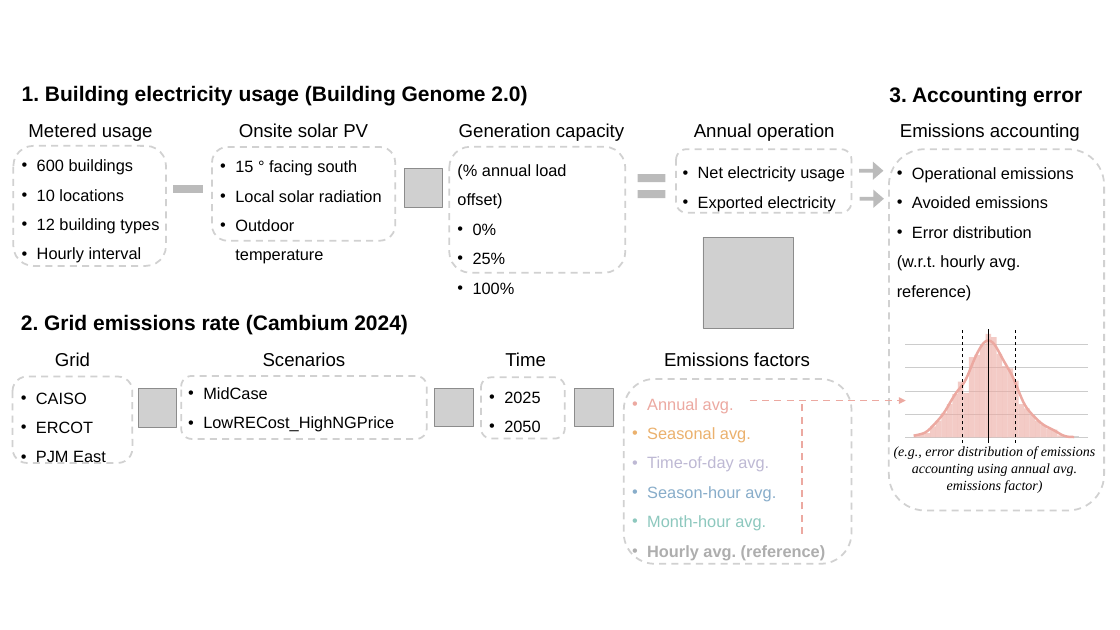
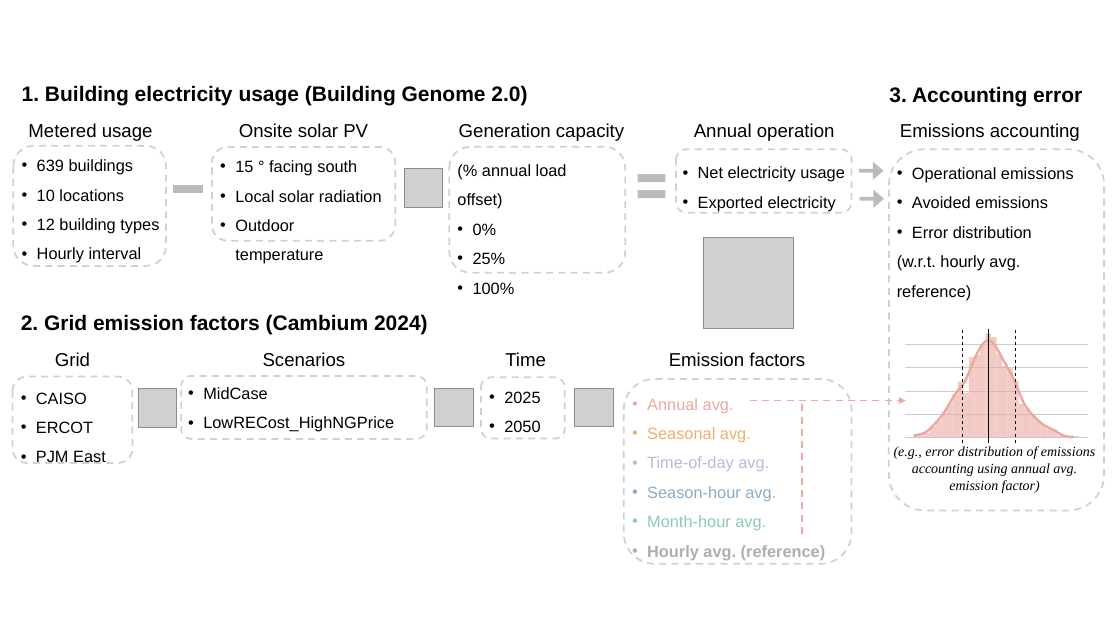
Before and after one commit to CenterForTheBuiltEnvironment/ER-err-distr, a slide deck: slide 3 of figs/figures.pptx (slide 2 before the commit). Drawn at 1120x630 pixels with LibreOffice and Linux fonts; fonts in the diff are those of the drawing; grey boxes stand for pictures. Boxes give left, top, right and bottom in pixels: in the first picture for what was removed or moved away, otherwise in the second. Text is boxed around its words. In the diff, an @@ line names an element or a change of style, - is before the commit and + after.

```diff
--- a/figs/figures.pptx
+++ b/figs/figures.pptx
@@ text at (x1=37, y1=159, x2=134, y2=175): text changed @@
-• 600 buildings
+• 639 buildings
@@ text at (x1=21, y1=314, x2=428, y2=334): text changed @@
-2. Grid emissions rate (Cambium 2024)
+2. Grid emission factors (Cambium 2024)
@@ text at (x1=669, y1=352, x2=805, y2=367): text changed @@
-Emissions factors
+Emission factors
@@ text at (x1=894, y1=446, x2=1095, y2=493): text changed @@
-(e.g., error distribution of emissions accounting using annual avg. emissions factor)
+(e.g., error distribution of emissions accounting using annual avg. emission factor)
```
Also in this commit, not shown: 1 other slide changed, 1 slide added, 4 other files.
